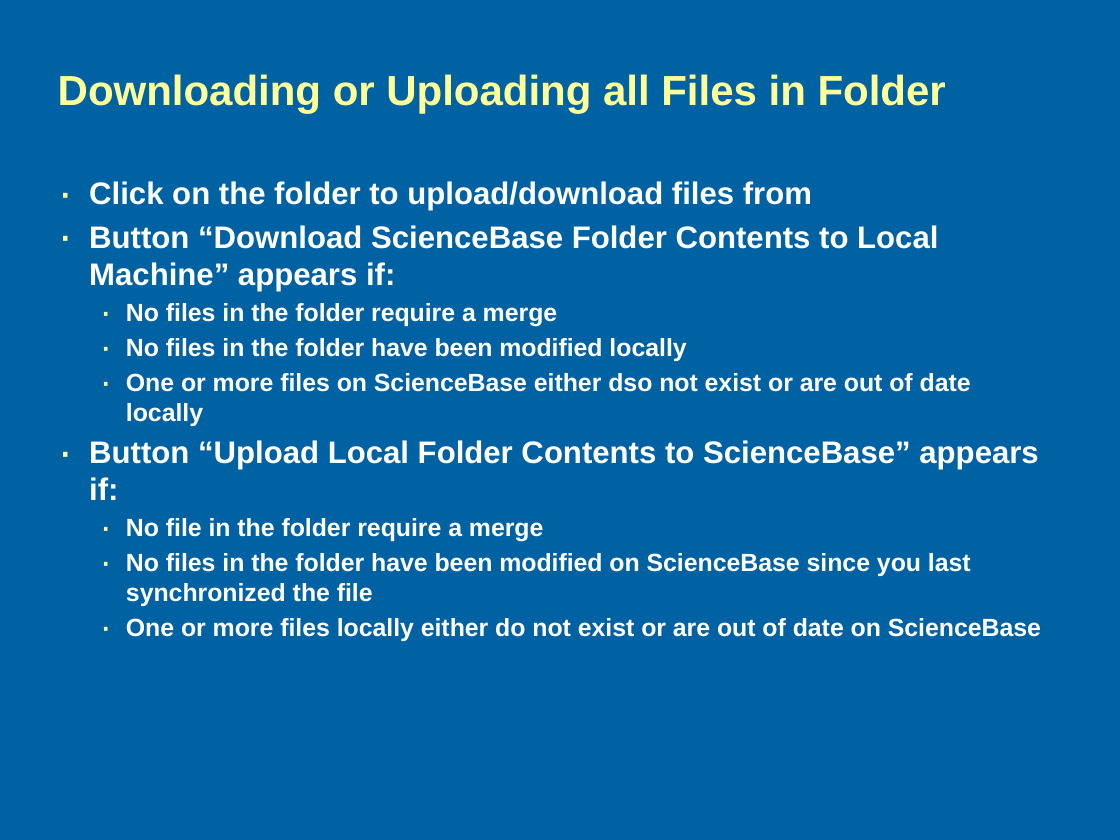
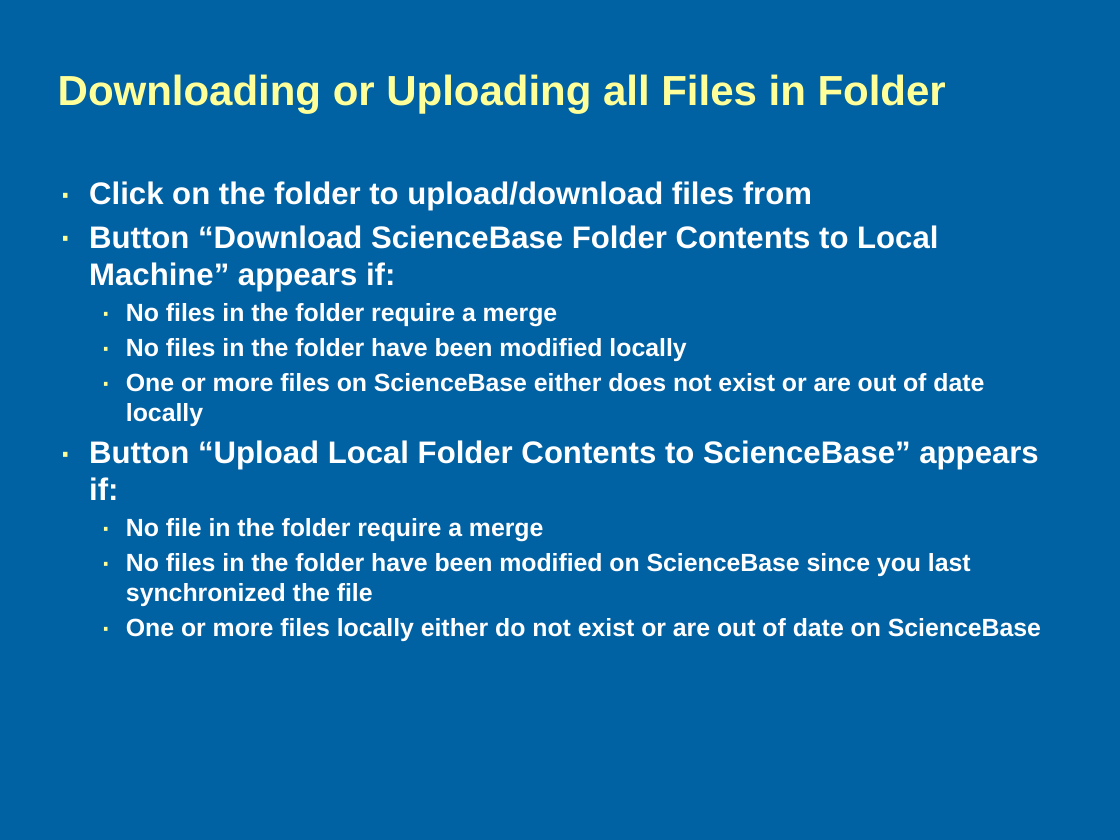
Before and after one commit to galengorski/CAWSC_WaterUse, a slide deck: slide 10 of etc/sciencebase/SBSync_Demo.pptx. Drawn at 1120x840 pixels with LibreOffice and Linux fonts; fonts in the diff are those of the drawing; background and template pictures are left out. Boxes give left, top, right and bottom in pixels: in the first picture for what was removed or moved away, otherwise in the second. Text is boxed around its words. In the diff, an @@ line names an element or a change of style, - is before the commit and + after.

```diff
--- a/etc/sciencebase/SBSync_Demo.pptx
+++ b/etc/sciencebase/SBSync_Demo.pptx
@@ text at (126,373,984,426): text changed @@
-  · One or more files on ScienceBase either dso not exist or are out of date locally
+  · One or more files on ScienceBase either does not exist or are out of date locally
```
Also in this commit, not shown: 5 other slides changed.
